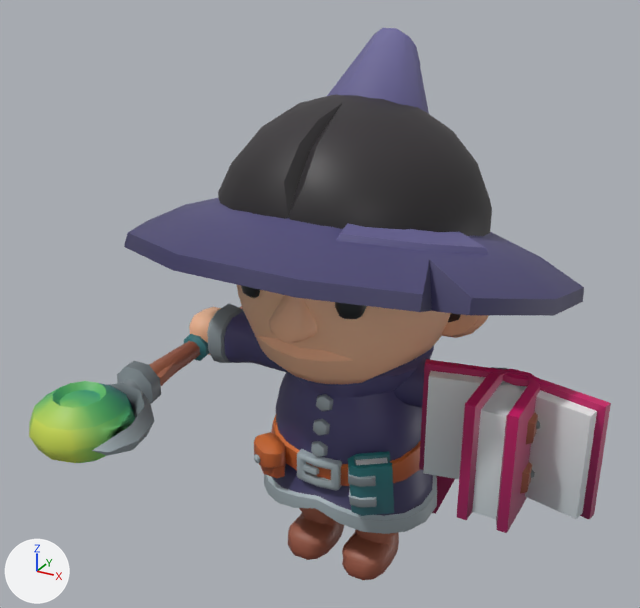
One commit to the glTF model App/Arena3D/Mage.glb: the scene before it, then after it.
Camera for both pictures: a 50 mm camera at (1.79, -3.59, 3.2) aimed at (-0.1, -0.16, 1.48). Arrows for +X, +Y and +Z are at lower left; the lights stay in place. The older version comes first. Where no turn or scale is listed for an object, it has been applied to the vertices.

Objects in the first picture: '2H_Staff', 'Mage_ArmLeft', 'Mage_ArmRight', 'Mage_Body', 'Mage_Hat', 'Mage_Head', 'Mage_LegLeft', 'Mage_LegRight', 'Spellbook', 'Spellbook_open' and 2 more.
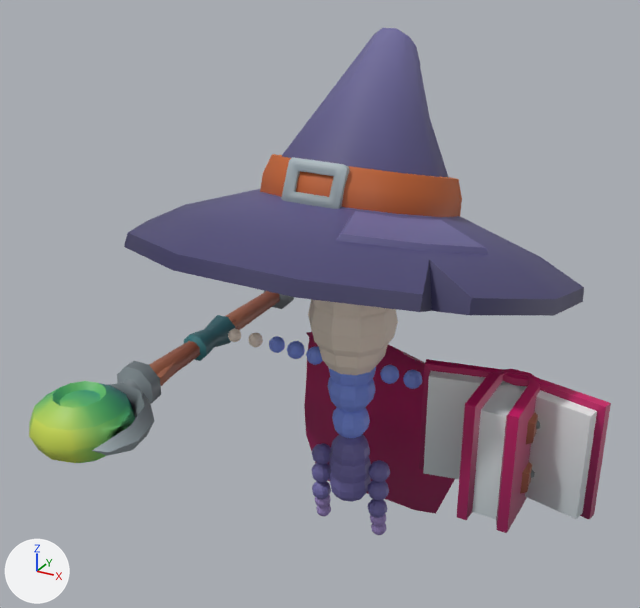
Changed parts and their boxes [x1, y1, x2, y2] in the pictures (640 x 608 px):
'Mage_Head', deleted: before [218, 94, 492, 384]
'Mage_Body', deleted: before [254, 346, 437, 534]
'ChibiBody', added: after [228, 299, 422, 535]
    faces in mat_slot0 (pale yellow #f7e7d7): [228, 299, 398, 375]
    faces in mat_slot2 (blue #6f69a6): [311, 434, 390, 518]
    faces in mat_slot1 (blue #8199f1): [269, 336, 422, 438]
    faces in mat_slot3 (purple #9581bc): [315, 495, 387, 535]
'Mage_ArmRight', deleted: before [189, 303, 288, 372]
'Mage_LegLeft', deleted (brown): before [342, 530, 399, 580]
'Mage_LegRight', deleted (brown): before [288, 508, 344, 560]
'Mage_ArmLeft', deleted: before [394, 358, 508, 408]
'Mage_Cape', unchanged, uncovered by the edit: before [432, 476, 455, 514]; after [304, 332, 455, 514]

The change in detail:
Material 'slot0' (mat_slot0) is new.
Its base color is (0.93, 0.8, 0.68) (pale yellow #f7e7d7).
Its roughness is 0.55.
Material 'eyes' (mat_eyes) is new.
Its base color is (0.08, 0.06, 0.05) (brown #50453f).
Its roughness is 0.55.
Material 'slot2' (mat_slot2) is new.
Its base color is (0.16, 0.14, 0.38) (blue #6f69a6).
Its roughness is 0.55.
Material 'slot3' (mat_slot3) is new.
Its base color is (0.3, 0.22, 0.5) (purple #9581bc).
Its roughness is 0.55.
Material 'slot1' (mat_slot1) is new.
Its base color is (0.22, 0.32, 0.88) (blue #8199f1).
Its roughness is 0.55.
Mesh me_chibibody is new.
It has 2736 vertices, 5320 faces and spans x -0.75..0.75, y -0.22..0.23, z 0.1..1.7.
Faces by material slot: [1260, 1680, 1260, 840, 280].
It uses material mat_slot0 (pale yellow #f7e7d7).
It uses material mat_slot1 (blue #8199f1).
It uses material mat_slot2 (blue #6f69a6).
It uses material mat_slot3 (purple #9581bc).
It uses material mat_eyes (brown #50453f).
Object 'Mage_ArmLeft' (ob_mage_armleft) is deleted.
Object 'Mage_ArmRight' (ob_mage_armright) is deleted.
Object 'Mage_Body' (ob_mage_body) is deleted.
Object 'Mage_Head' (ob_mage_head) is deleted.
Object 'Mage_LegLeft' (ob_mage_legleft) is deleted.
Object 'Mage_LegRight' (ob_mage_legright) is deleted.
Object 'ChibiBody' (ob_chibibody) is new; it shows me_chibibody.
Its location is (0.0, 0.0, 0.0).
